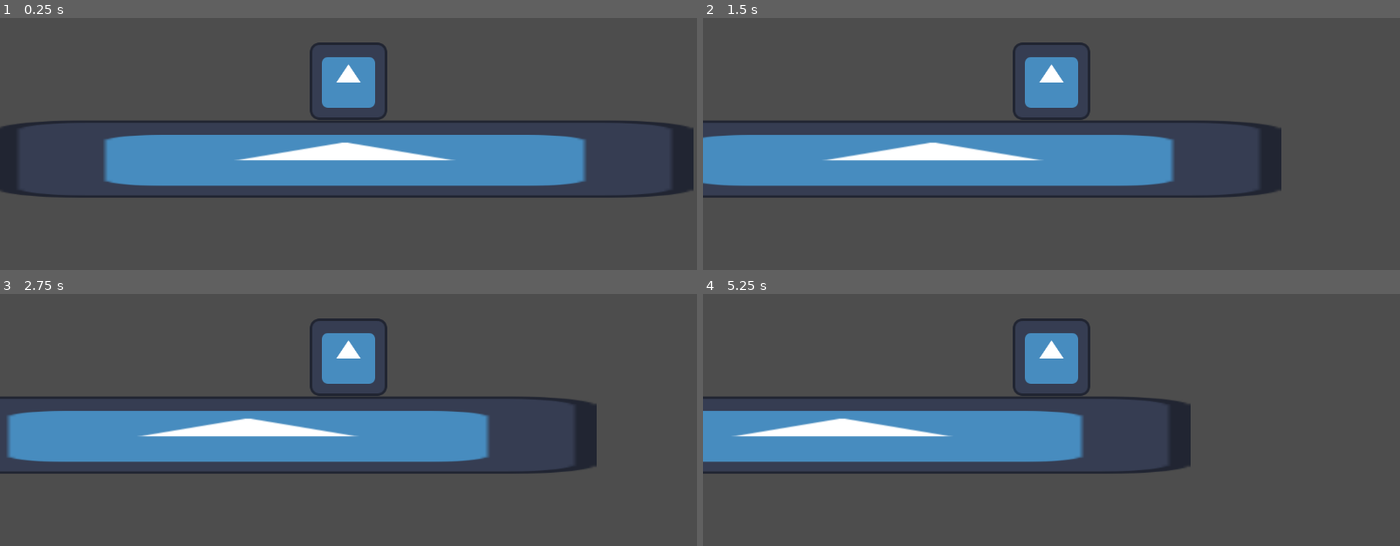
Above: before the commit, frames 1-4 (two rows, left to right).
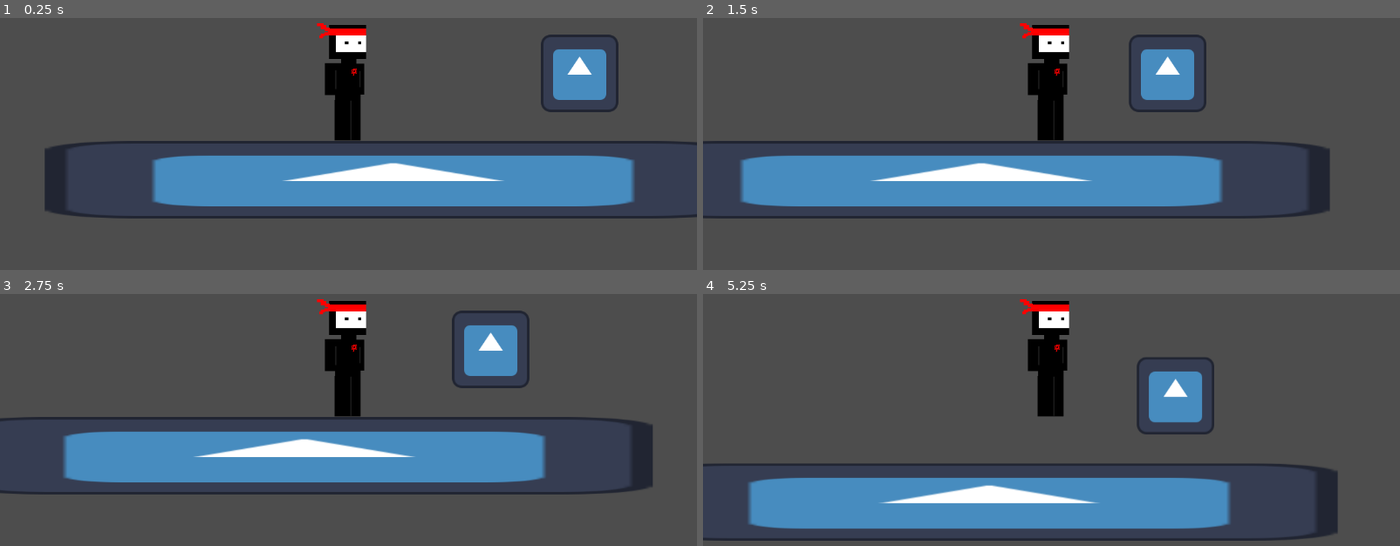
Above: after the commit, the same moments.

Repository: Craua4/craua4
Game: Godot game, scene res://main.tscn
Same seed, same stepped clock (60 frames per second), same inputs: the game is played once before the commit and once after it. The engine's default icon, where the game draws it, is replaced by a stand-in: a white triangle on a blue panel in a dark square.
Inputs:
- Up to frame 1 (0.25 s): no input
- Up to frame 2 (1.5 s): tap Enter at 0.5 s; hold D (move_right) from 0.53 s (still down); tap Space (jump) at 0.6, 0.77, 1.07, 1.35 s
- Up to frame 3 (2.75 s): tap Space (jump) at 1.52, 1.82, 2.1 s; release D (move_right) at 2.03 s; hold A (move_left) from 2.03 s (still down)
- Up to frame 4 (5.25 s): release A (move_left) at 2.78 s; hold D (move_right) 2.78-4.28 s; tap Space (jump) at 2.85, 3.02, 3.32, 3.6, 3.77, 4.07, 4.35, 4.52, 4.82, 5.1 s; hold A (move_left) 4.28-5.03 s; hold D (move_right) from 5.03 s (still down)

The runs differ from the first frame. In frame 1, 25% of the frame differs, in the area x 0-100%, y 2-80%; in frame 2, 23%; in frame 3, 24%; in frame 4, 34%, in the area x 0-92%, y 2-98%.

Commit message:
01/10
att

Diff:
--- a/language_leaper/character_body_2d.gd
+++ b/language_leaper/character.gd
@@ -15,3 +15,6 @@
 	velocity.y += gravity * delta
 
 	move_and_slide()
+
+	if Input.is_action_just_pressed("jump") and is_on_floor():
+		velocity.y = jump_force
--- a/language_leaper/character.tscn
+++ b/language_leaper/character.tscn
@@ -1,10 +1,10 @@
 [gd_scene load_steps=4 format=3 uid="uid://dtlunb6462vvu"]
 
-[ext_resource type="Texture2D" uid="uid://cort0np5wojwf" path="res://icon.svg" id="1_glpr6"]
-[ext_resource type="Script" uid="uid://b5n2oqeikwsic" path="res://character_body_2d.gd" id="1_pjt0s"]
+[ext_resource type="Script" uid="uid://b5n2oqeikwsic" path="res://character.gd" id="1_pjt0s"]
+[ext_resource type="Texture2D" uid="uid://c0o7ww1t5saj0" path="res://character.png" id="2_pjt0s"]
 
 [sub_resource type="RectangleShape2D" id="RectangleShape2D_pjt0s"]
-size = Vector2(63.5, 65)
+size = Vector2(34.5, 97.5)
 
 [node name="Character" type="Node2D"]
 
@@ -12,10 +12,11 @@
 script = ExtResource("1_pjt0s")
 
 [node name="CollisionShape2D" type="CollisionShape2D" parent="CharacterBody2D"]
+position = Vector2(-4.5, 1.5)
 scale = Vector2(2, 2)
 shape = SubResource("RectangleShape2D_pjt0s")
 
 [node name="Sprite2D" type="Sprite2D" parent="CharacterBody2D"]
-texture = ExtResource("1_glpr6")
+texture = ExtResource("2_pjt0s")
 
 [node name="Camera2D" type="Camera2D" parent="CharacterBody2D"]
--- /dev/null
+++ b/language_leaper/enemy.gd
@@ -0,0 +1,35 @@
+extends CharacterBody2D
+
+var gravity = 1000
+@onready var sprite = $Sprite2D
+var direction = -1
+var facing = -1
+var speed = 100
+var health = 1
+@onready var player = get_node("../../Character")
+
+func _physics_process(delta):
+	velocity.x = direction * speed
+	velocity.y += gravity * delta
+
+func set_facing(new_direction):
+
+	if new_direction == 0:
+		return
+
+	facing = new_direction
+	sprite.flip_h = facing == 1
+
+func face_player():
+	if not is_instance_valid(player):
+		return
+	if player.global_position.x < global_position.x:
+		set_facing(-1)
+	elif player.global_position.x > global_position.x:
+		set_facing(1)
+
+func take_damage():
+	health -= -1
+
+	if health <= 0:
+		queue_free()
--- /dev/null
+++ b/language_leaper/enemy.tscn
@@ -0,0 +1,19 @@
+[gd_scene load_steps=4 format=3 uid="uid://dchhgqq6s2ecq"]
+
+[ext_resource type="Script" uid="uid://d37ey2qbuj0ww" path="res://enemy.gd" id="1_4gyqm"]
+[ext_resource type="Texture2D" uid="uid://cort0np5wojwf" path="res://icon.svg" id="2_qi2p4"]
+
+[sub_resource type="RectangleShape2D" id="RectangleShape2D_iifgy"]
+size = Vector2(129, 130)
+
+[node name="Enemy" type="Node2D"]
+
+[node name="CharacterBody2D" type="CharacterBody2D" parent="."]
+script = ExtResource("1_4gyqm")
+
+[node name="CollisionShape2D" type="CollisionShape2D" parent="CharacterBody2D"]
+position = Vector2(-0.5, 0)
+shape = SubResource("RectangleShape2D_iifgy")
+
+[node name="Sprite2D" type="Sprite2D" parent="CharacterBody2D"]
+texture = ExtResource("2_qi2p4")
--- a/language_leaper/main.tscn
+++ b/language_leaper/main.tscn
@@ -1,13 +1,17 @@
-[gd_scene load_steps=3 format=3 uid="uid://d2em6sxo3wh1r"]
+[gd_scene load_steps=4 format=3 uid="uid://d2em6sxo3wh1r"]
 
 [ext_resource type="PackedScene" uid="uid://i5m1hhnfsq17" path="res://platform.tscn" id="1_0xm2m"]
 [ext_resource type="PackedScene" uid="uid://dtlunb6462vvu" path="res://character.tscn" id="2_h2yge"]
+[ext_resource type="PackedScene" uid="uid://dchhgqq6s2ecq" path="res://enemy.tscn" id="3_h2yge"]
 
-[node name="Node2D" type="Node2D"]
+[node name="Main" type="Node2D"]
 
 [node name="Platform" parent="." instance=ExtResource("1_0xm2m")]
 position = Vector2(-23, 5)
 scale = Vector2(9, 1)
 
 [node name="Character" parent="." instance=ExtResource("2_h2yge")]
-position = Vector2(-17, -143)
+position = Vector2(-97, -174)
+
+[node name="Enemy" parent="." instance=ExtResource("3_h2yge")]
+position = Vector2(285, -171)
--- a/language_leaper/platform.tscn
+++ b/language_leaper/platform.tscn
@@ -5,7 +5,7 @@
 [sub_resource type="RectangleShape2D" id="RectangleShape2D_s8bxr"]
 size = Vector2(128, 129)
 
-[node name="Platform" type="Node2D"]
+[node name="Platform" type="Node2D" groups=["ground"]]
 
 [node name="StaticBody2D" type="StaticBody2D" parent="."]
 
--- a/language_leaper/project.godot
+++ b/language_leaper/project.godot
@@ -14,6 +14,10 @@
 run/main_scene="uid://d2em6sxo3wh1r"
 config/features=PackedStringArray("4.4", "Forward Plus")
 config/icon="res://icon.svg"
+
+[global_group]
+
+ground=""
 
 [input]
 
Renamed: language_leaper/character_body_2d.gd.uid -> language_leaper/character.gd.uid
Binary file added: language_leaper/character.png
Not shown, added: language_leaper/character.png.import
Not shown, added: language_leaper/enemy.gd.uid
Not shown, added: servidores/.postman/resources.yaml
Not shown, added: servidores/postman/globals/workspace.globals.yaml
Not shown, changed: servidores/primeiro/server.js
